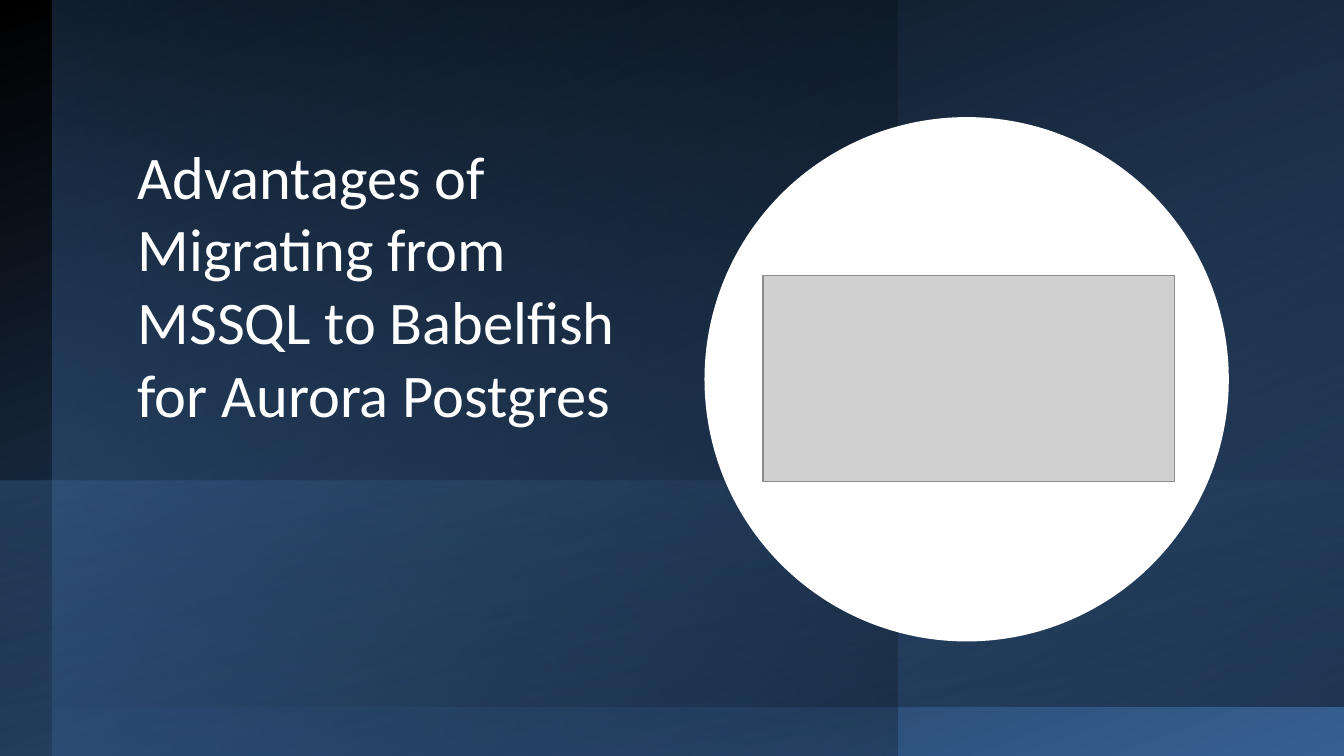
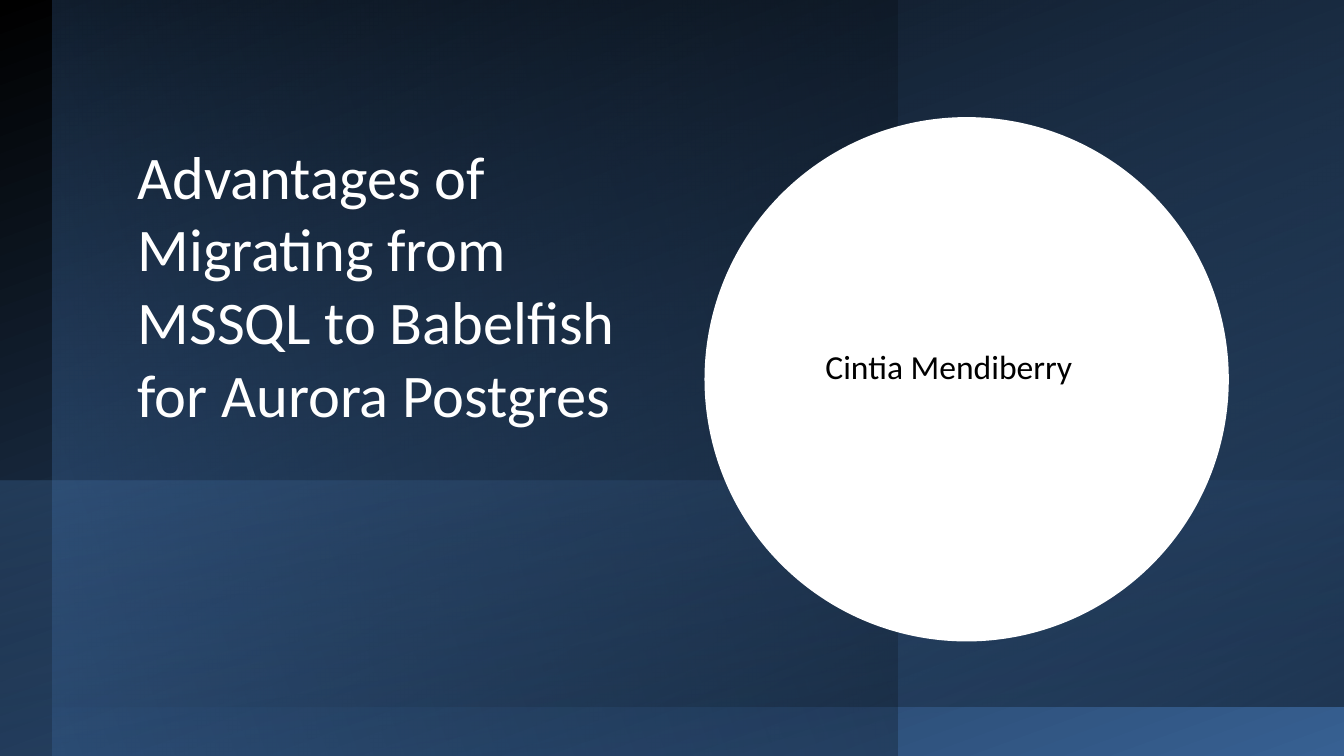
Before and after one commit to cmendiberry/DataTypes_MSSQL_BBF_PG, a slide deck: slide 1 of MSSQLtoBBF.pptx. Drawn at 1344x756 pixels with LibreOffice and Linux fonts; fonts in the diff are those of the drawing; grey boxes stand for pictures. Boxes give left, top, right and bottom in pixels: in the first picture for what was removed or moved away, otherwise in the second. Text is boxed around its words. In the diff, an @@ line names an element or a change of style, - is before the commit and + after.

Commit message:
Change1

```diff
--- a/MSSQLtoBBF.pptx
+++ b/MSSQLtoBBF.pptx
@@ picture removed at [763,276,1176,481] @@
@@ text added at [825,355,1072,385], 18 pt, text #000000 @@
+Cintia Mendiberry
```
Also in this commit, not shown: 9 other slides changed.
